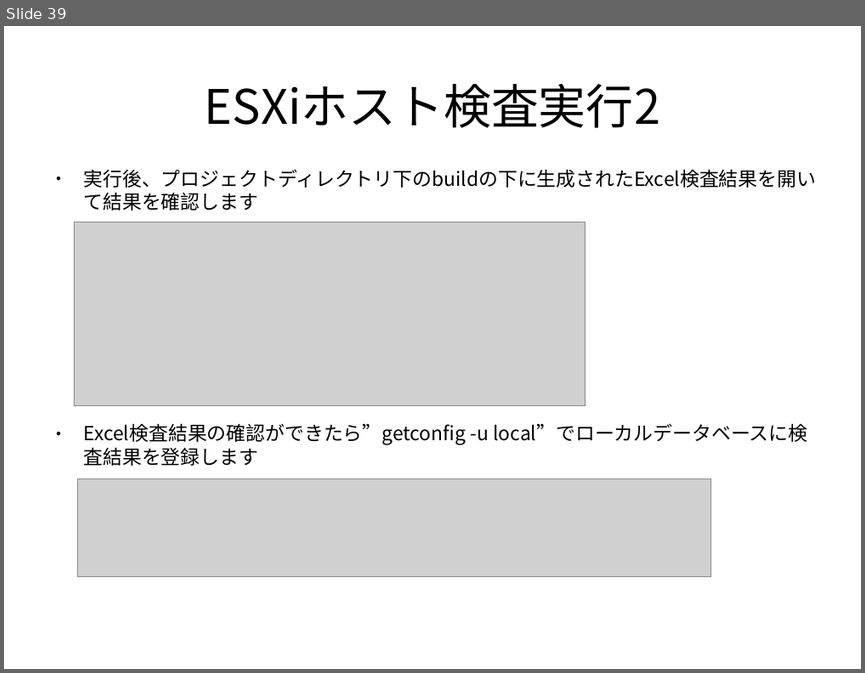
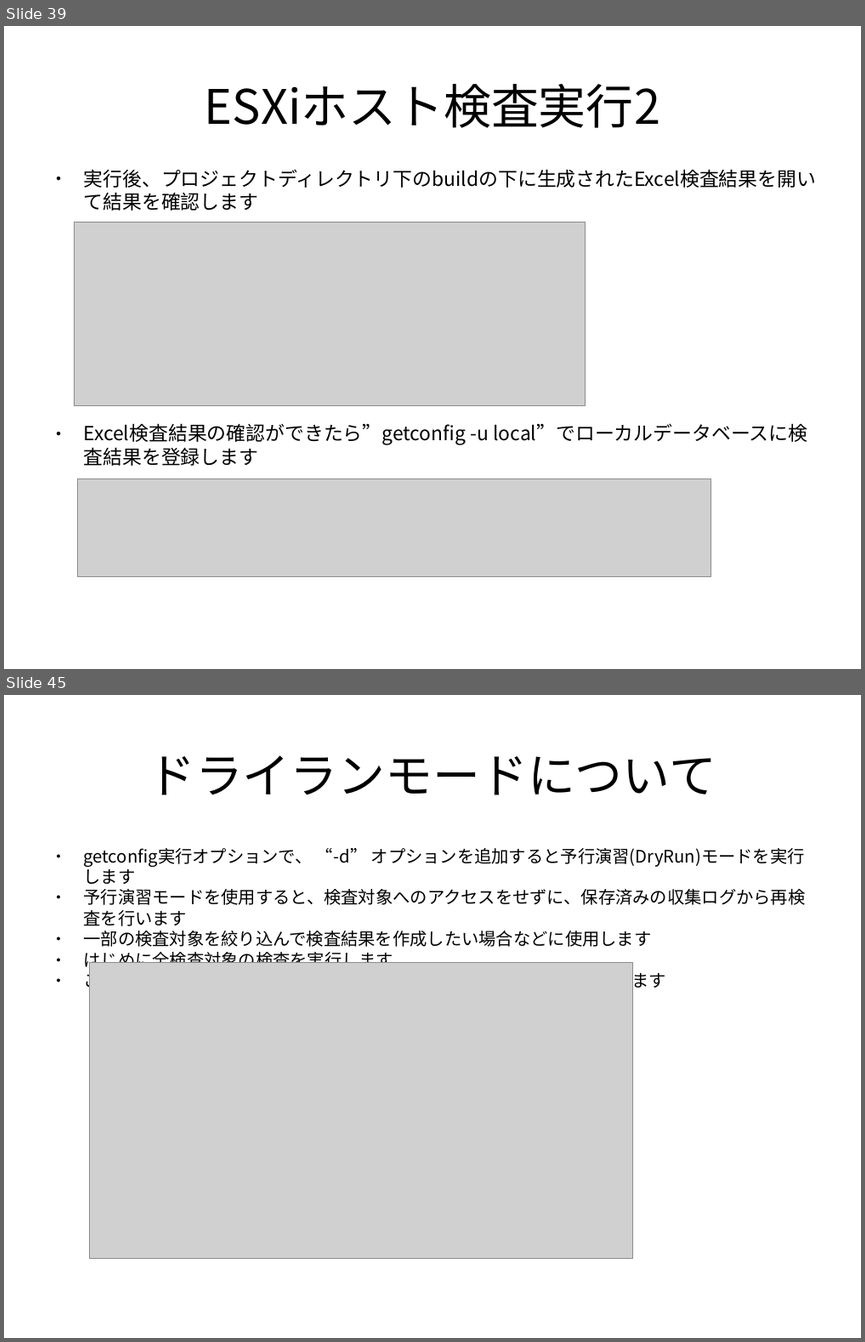
Before and after one commit to frsw3nr/gradle-server-acceptance, a slide deck: docs/jp/tutorial_test_pc.pptx. Shown one above the other, each under a label of ours: slide 39 before the commit, slides 39 and 45 after it; the slides between them are not shown. The pictures are 865x673 and 865x1342 pixels, drawn with LibreOffice and Linux fonts; fonts in the diff are those of the drawing; grey boxes stand for pictures. Boxes give left, top, right and bottom in pixels: in the first picture for what was removed or moved away, otherwise in the second. Text is boxed around its words. In the diff, an @@ line names an element or a change of style, - is before the commit and + after.

```diff
--- a/docs/jp/tutorial_test_pc.pptx
+++ b/docs/jp/tutorial_test_pc.pptx
@@ slide 45 added at box(4, 695, 861, 1338), background #FFFFFF @@
@@ text added at box(148, 755, 716, 795), 44 pt, text #000000 @@
+ドライランモードについて
@@ text added at box(84, 848, 806, 970), 16 pt, text #000000 @@
+● getconfig実行オプションで、 “-d” オプションを追加すると予行演習(DryRun)モードを実行します
+● 予行演習モードを使用すると、検査対象へのアクセスをせずに、保存済みの収集ログから再検査を行います
+● 一部の検査対象を絞り込んで検査結果を作成したい場合などに使用します
+● はじめに全検査対象の検査を実行します
+● ここでは、例として、Linux,Windows,ESXiホストの計3台の検査を行います
@@ picture added at box(90, 963, 633, 1258) @@
```
Also in this commit, not shown: 17 slides changed, 7 other slides added, 10 other files.
